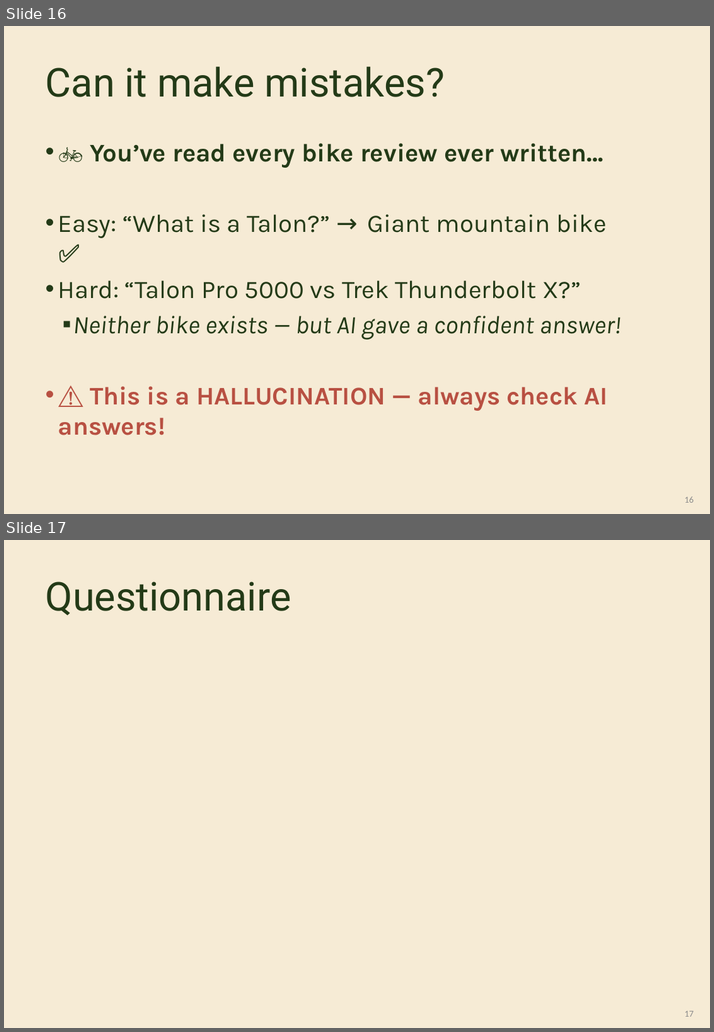
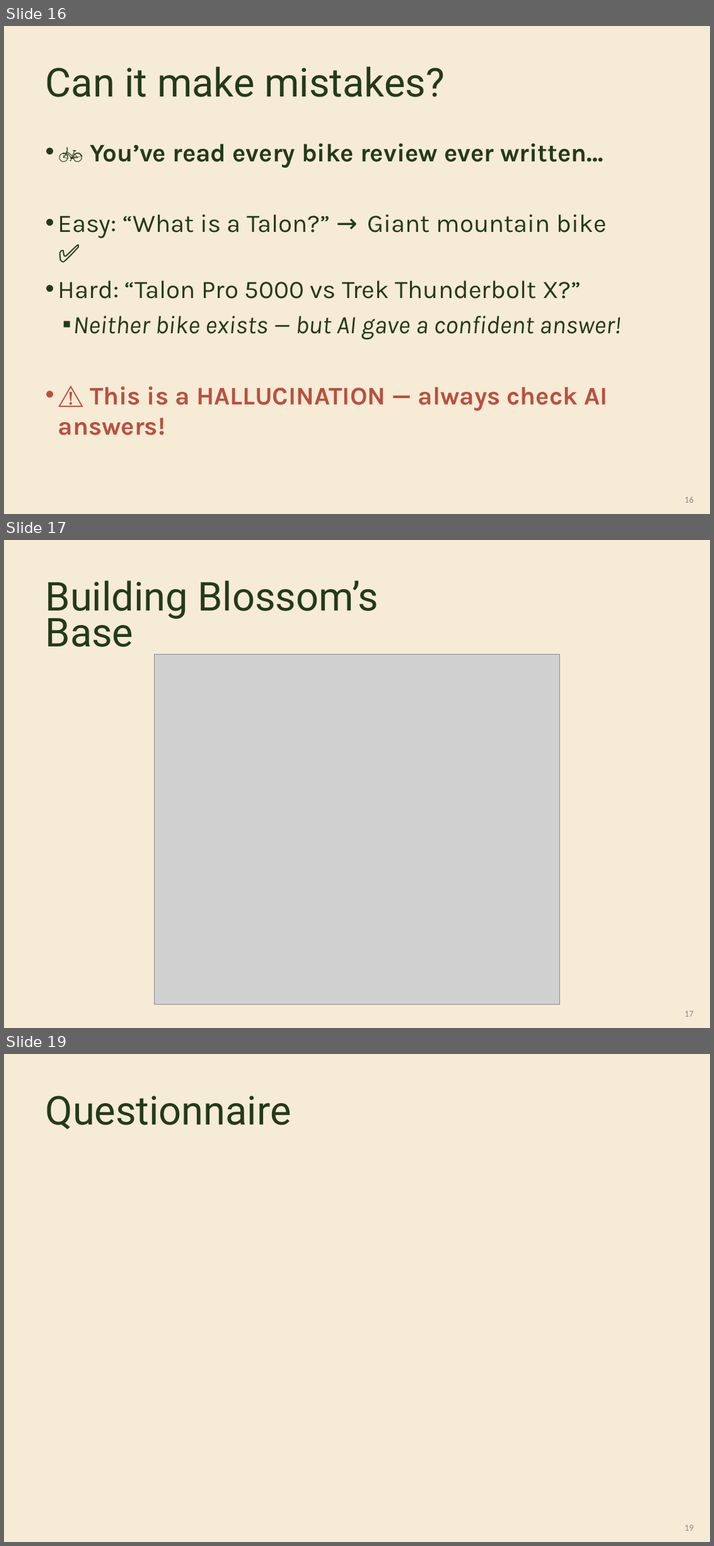
Before and after one commit to OutbackRobots/Outback-Robots-Hub, a slide deck: docs/assets/slides/OutbackRobots_Lesson4_Slides_WhatIsAI.pptx. Shown one above the other, each under a label of ours: slides 16 and 17 before the commit, slides 16, 17 and 19 after it; the slides between them are not shown. The pictures are 714x1032 and 714x1546 pixels, drawn with LibreOffice and Linux fonts; fonts in the diff are those of the drawing; grey boxes stand for pictures; background and template pictures are left out. Boxes give left, top, right and bottom in pixels: in the first picture for what was removed or moved away, otherwise in the second. Text is boxed around its words. In the diff, an @@ line names an element or a change of style, - is before the commit and + after.

```diff
--- a/docs/assets/slides/OutbackRobots_Lesson4_Slides_WhatIsAI.pptx
+++ b/docs/assets/slides/OutbackRobots_Lesson4_Slides_WhatIsAI.pptx
@@ slide 17 added at bbox=[4, 540, 710, 1028], background #F6EBD5 @@
@@ text added at bbox=[46, 580, 378, 647], 44 pt, text #233A17 @@
+Building Blossom’s Base
@@ picture added at bbox=[155, 654, 560, 1005] @@
@@ page number added at bbox=[684, 1011, 694, 1017], 10 pt, text #8C8C8C @@
+17
@@ what was slide 17 is now slide 19 @@
@@ page number at bbox=[684, 1525, 694, 1531]: text changed @@
-17
+19
```
Also in this commit, not shown: 1 other slide added, 4 other files.
